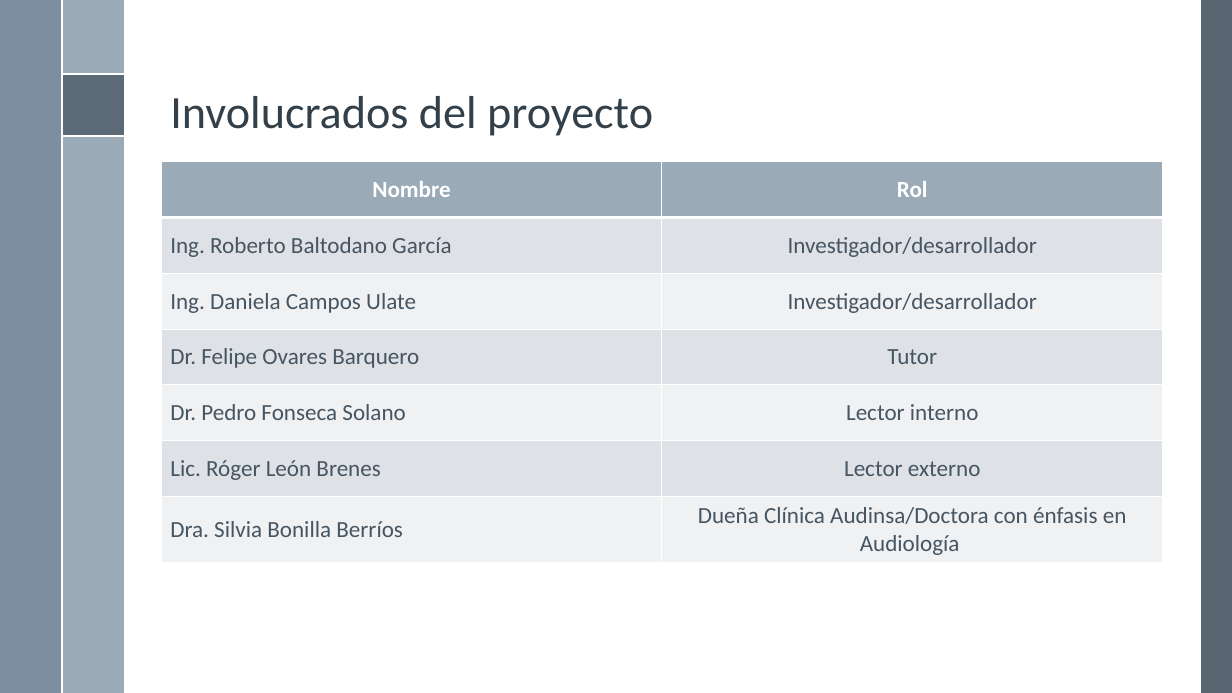
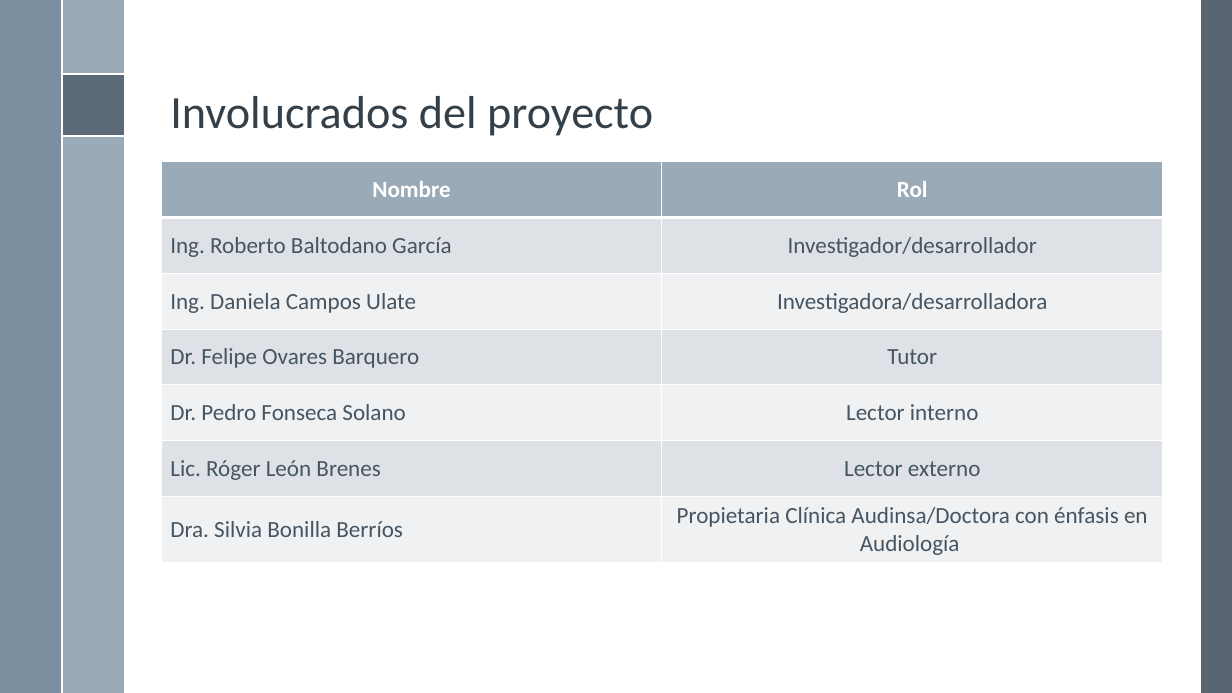
Before and after one commit to rbaltodanog/audinsaapp, a slide deck: slide 4 of documentacion/presentacion/Presentación.pptx. Drawn at 1232x693 pixels with LibreOffice and Linux fonts; fonts in the diff are those of the drawing; background and template pictures are left out. Boxes give left, top, right and bottom in pixels: in the first picture for what was removed or moved away, otherwise in the second. Text is boxed around its words. In the diff, an @@ line names an element or a change of style, - is before the commit and + after.

```diff
--- a/documentacion/presentacion/Presentación.pptx
+++ b/documentacion/presentacion/Presentación.pptx
@@ table at box(161, 162, 1163, 562) @@
-row 3, column 2: Investigador/desarrollador
+row 3, column 2: Investigadora/desarrolladora
-row 7, column 2: Dueña Clínica Audinsa/Doctora con énfasis en Audiología
+row 7, column 2: Propietaria Clínica Audinsa/Doctora con énfasis en Audiología
```
Also in this commit, not shown: 15 other slides changed, 25 slides added, 2 slides removed.
